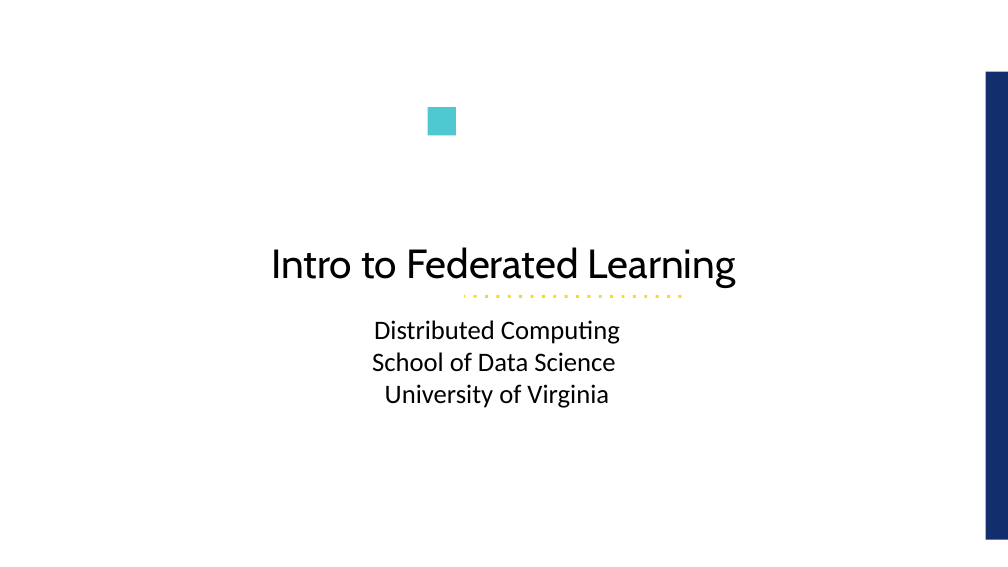
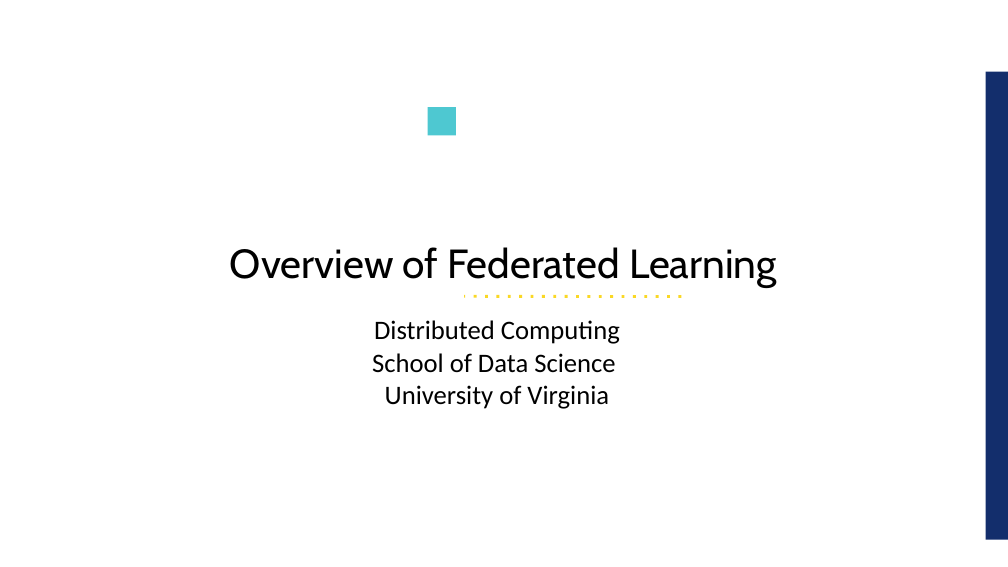
Before and after one commit to UVADS/distributed_computing, a slide deck: slide 1 of 07_distributed_model_training/federated_learning.ppt. Drawn at 1008x567 pixels with LibreOffice and Linux fonts; fonts in the diff are those of the drawing; background and template pictures are left out. Boxes give left, top, right and bottom in pixels: in the first picture for what was removed or moved away, otherwise in the second. Text is boxed around its words. In the diff, an @@ line names an element or a change of style, - is before the commit and + after.

```diff
--- a/07_distributed_model_training/federated_learning.ppt
+++ b/07_distributed_model_training/federated_learning.ppt
@@ title at bbox=[230, 247, 777, 287]: text changed @@
-Intro to Federated Learning
+Overview of Federated Learning
```
Also in this commit, not shown: 7 other slides changed, 23 slides added, 5 slides removed.
